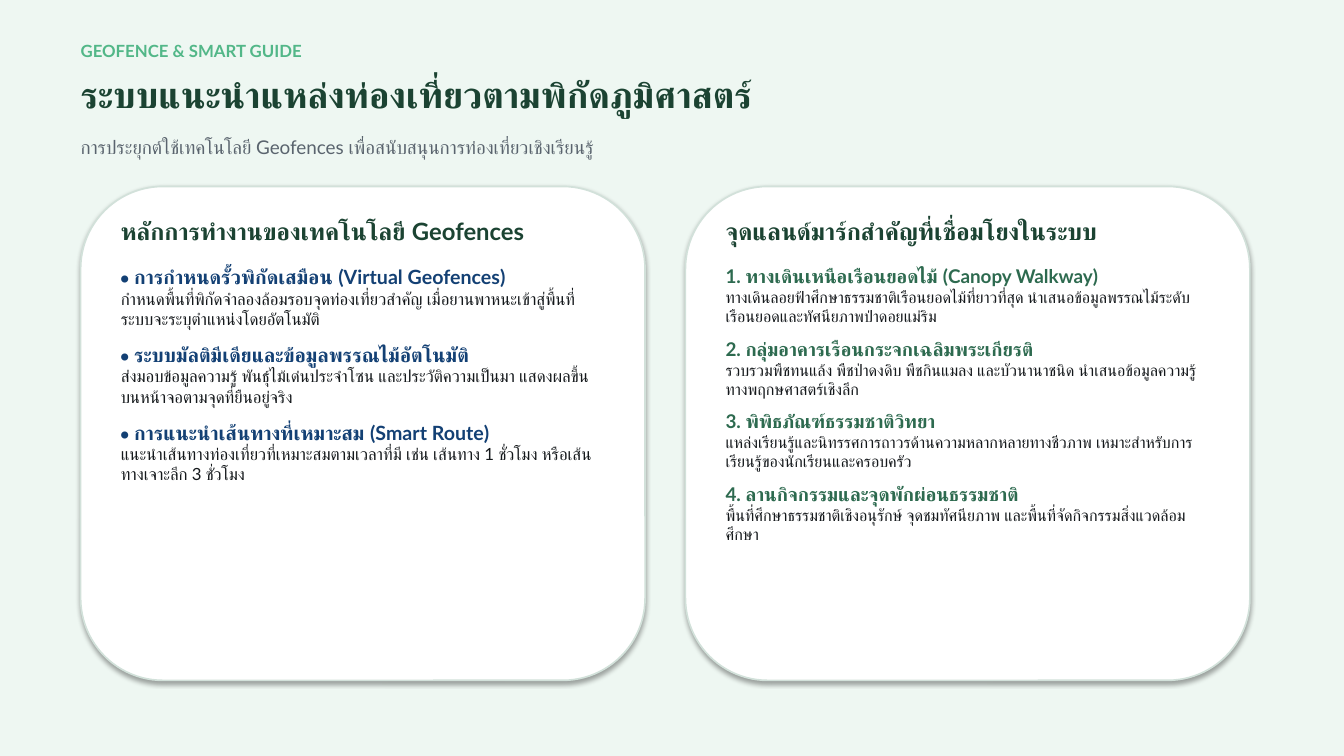
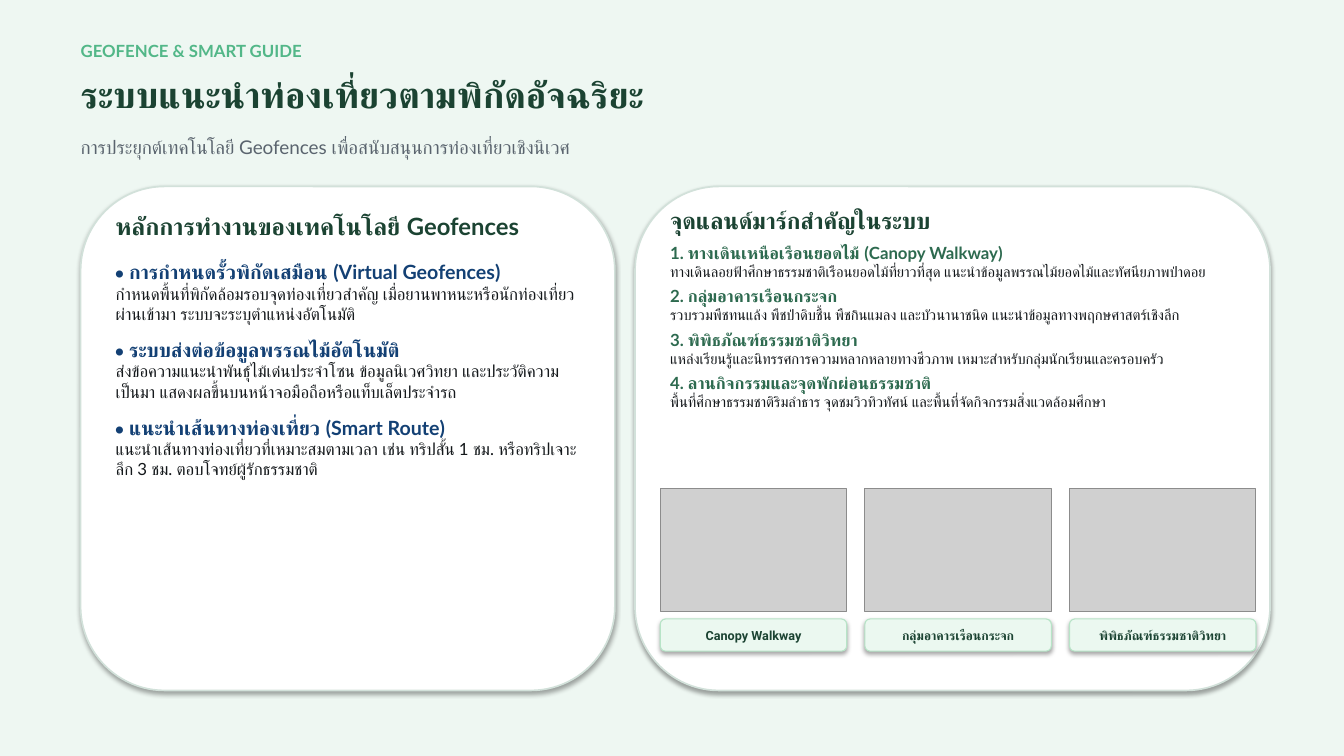
Before and after one commit to KongKwanHBD/qsbg-smart-tour-presentation, a slide deck: slide 10 of qsbg_smart_tour_presentation.pptx. Drawn at 1344x756 pixels with LibreOffice and Linux fonts; fonts in the diff are those of the drawing; grey boxes stand for pictures. Boxes give left, top, right and bottom in pixels: in the first picture for what was removed or moved away, otherwise in the second. Text is boxed around its words. In the diff, an @@ line names an element or a change of style, - is before the commit and + after.

Commit message:
Decorate slides with authentic Queen Sirikit Botanic Garden photos from Chillpainai

```diff
--- a/qsbg_smart_tour_presentation.pptx
+++ b/qsbg_smart_tour_presentation.pptx
@@ text at bbox=[81, 80, 643, 109]: text changed @@
-ระบบแนะนำแหล่งท่องเที่ยวตามพิกัดภูมิศาสตร์
+ระบบแนะนำท่องเที่ยวตามพิกัดอัจฉริยะ
@@ text at bbox=[81, 140, 570, 160]: text changed @@
-การประยุกต์ใช้เทคโนโลยี Geofences เพื่อสนับสนุนการท่องเที่ยวเชิงเรียนรู้
+การประยุกต์เทคโนโลยี Geofences เพื่อสนับสนุนการท่องเที่ยวเชิงนิเวศ
@@ rounded rectangle: place and size @@
-rounded rectangle at bbox=[81, 187, 645, 681]
+rounded rectangle at bbox=[81, 187, 615, 691]
@@ rounded rectangle: place and size @@
-rounded rectangle at bbox=[686, 187, 1250, 681]
+rounded rectangle at bbox=[635, 187, 1270, 691]
@@ text "จุดแลนด์มาร์กสำคัญในระบบ": place and size @@
-text "จุดแลนด์มาร์กสำคัญในระบบ" at bbox=[726, 221, 1196, 540]
+text "จุดแลนด์มาร์กสำคัญในระบบ" at bbox=[670, 211, 1206, 412]
@@ text at bbox=[670, 211, 930, 236]: text changed; size 17 to 16.5 pt @@
-จุดแลนด์มาร์กสำคัญที่เชื่อมโยงในระบบ
+จุดแลนด์มาร์กสำคัญในระบบ
@@ text at bbox=[670, 265, 1206, 325]: text changed; size 11.5 to 10.5 pt @@
-ทางเดินลอยฟ้าศึกษาธรรมชาติเรือนยอดไม้ที่ยาวที่สุด นำเสนอข้อมูลพรรณไม้ระดับเรือนยอดและทัศนียภาพป่าดอยแม่ริม
-2. กลุ่มอาคารเรือนกระจกเฉลิมพระเกียรติ
-รวบรวมพืชทนแล้ง พืชป่าดงดิบ พืชกินแมลง และบัวนานาชนิด นำเสนอข้อมูลความรู้ทางพฤกษศาสตร์เชิงลึก
+ทางเดินลอยฟ้าศึกษาธรรมชาติเรือนยอดไม้ที่ยาวที่สุด แนะนำข้อมูลพรรณไม้ยอดไม้และทัศนียภาพป่าดอย
+2. กลุ่มอาคารเรือนกระจก
+รวบรวมพืชทนแล้ง พืชป่าดิบชื้น พืชกินแมลง และบัวนานาชนิด แนะนำข้อมูลทางพฤกษศาสตร์เชิงลึก
@@ text at bbox=[670, 246, 1002, 394]: size 13.5 to 12 pt in "1. ทางเดินเหนือเรือนยอดไม้ (Canopy Walkway)", "3. พิพิธภัณฑ์ธรรมชาติวิทยา", "4. ลานกิจกรรมและจุดพักผ่อนธรรมชาติ" @@
@@ text at bbox=[116, 287, 576, 480]: text changed @@
-กำหนดพื้นที่พิกัดจำลองล้อมรอบจุดท่องเที่ยวสำคัญ เมื่อยานพาหนะเข้าสู่พื้นที่ ระบบจะระบุตำแหน่งโดยอัตโนมัติ
-• ระบบมัลติมีเดียและข้อมูลพรรณไม้อัตโนมัติ
-ส่งมอบข้อมูลความรู้ พันธุ์ไม้เด่นประจำโซน และประวัติความเป็นมา แสดงผลขึ้นบนหน้าจอตามจุดที่ยืนอยู่จริง
-• การแนะนำเส้นทางที่เหมาะสม (Smart Route)
-แนะนำเส้นทางท่องเที่ยวที่เหมาะสมตามเวลาที่มี เช่น เส้นทาง 1 ชั่วโมง หรือเส้นทางเจาะลึก 3 ชั่วโมง
+กำหนดพื้นที่พิกัดล้อมรอบจุดท่องเที่ยวสำคัญ เมื่อยานพาหนะหรือนักท่องเที่ยวผ่านเข้ามา ระบบจะระบุตำแหน่งอัตโนมัติ
+• ระบบส่งต่อข้อมูลพรรณไม้อัตโนมัติ
+ส่งข้อความแนะนำพันธุ์ไม้เด่นประจำโซน ข้อมูลนิเวศวิทยา และประวัติความเป็นมา แสดงผลขึ้นบนหน้าจอมือถือหรือแท็บเล็ตประจำรถ
+• แนะนำเส้นทางท่องเที่ยว (Smart Route)
+แนะนำเส้นทางท่องเที่ยวที่เหมาะสมตามเวลา เช่น ทริปสั้น 1 ชม. หรือทริปเจาะลึก 3 ชม. ตอบโจทย์ผู้รักธรรมชาติ
@@ text at bbox=[670, 352, 1164, 369]: text changed; size 11.5 to 10.5 pt @@
-แหล่งเรียนรู้และนิทรรศการถาวรด้านความหลากหลายทางชีวภาพ เหมาะสำหรับการเรียนรู้ของนักเรียนและครอบครัว
+แหล่งเรียนรู้และนิทรรศการความหลากหลายทางชีวภาพ เหมาะสำหรับกลุ่มนักเรียนและครอบครัว
@@ text at bbox=[670, 395, 1106, 412]: text changed; size 11.5 to 10.5 pt @@
-พื้นที่ศึกษาธรรมชาติเชิงอนุรักษ์ จุดชมทัศนียภาพ และพื้นที่จัดกิจกรรมสิ่งแวดล้อมศึกษา
+พื้นที่ศึกษาธรรมชาติริมลำธาร จุดชมวิวทิวทัศน์ และพื้นที่จัดกิจกรรมสิ่งแวดล้อมศึกษา
@@ picture added at bbox=[660, 489, 847, 612] @@
@@ picture added at bbox=[865, 489, 1052, 612] @@
@@ picture added at bbox=[1070, 489, 1256, 612] @@
@@ rounded rectangle added at bbox=[660, 619, 847, 651], fill #EBF8F0, outline #B7E4C7 0.8 pt, 9 pt, text #1B4332, bold @@
+Canopy Walkway
@@ rounded rectangle added at bbox=[865, 619, 1052, 651], fill #EBF8F0, outline #B7E4C7 0.8 pt, 9 pt, text #1B4332, bold @@
+กลุ่มอาคารเรือนกระจก
@@ rounded rectangle added at bbox=[1070, 619, 1256, 651], fill #EBF8F0, outline #B7E4C7 0.8 pt, 9 pt, text #1B4332, bold @@
+พิพิธภัณฑ์ธรรมชาติวิทยา
```
Also in this commit, not shown: 1 other slide changed, 27 other files.
